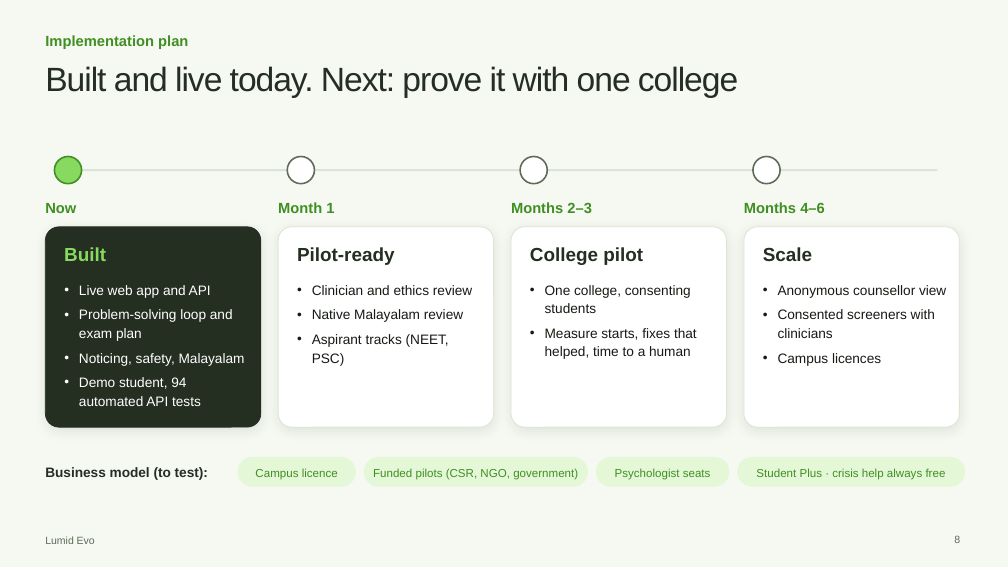
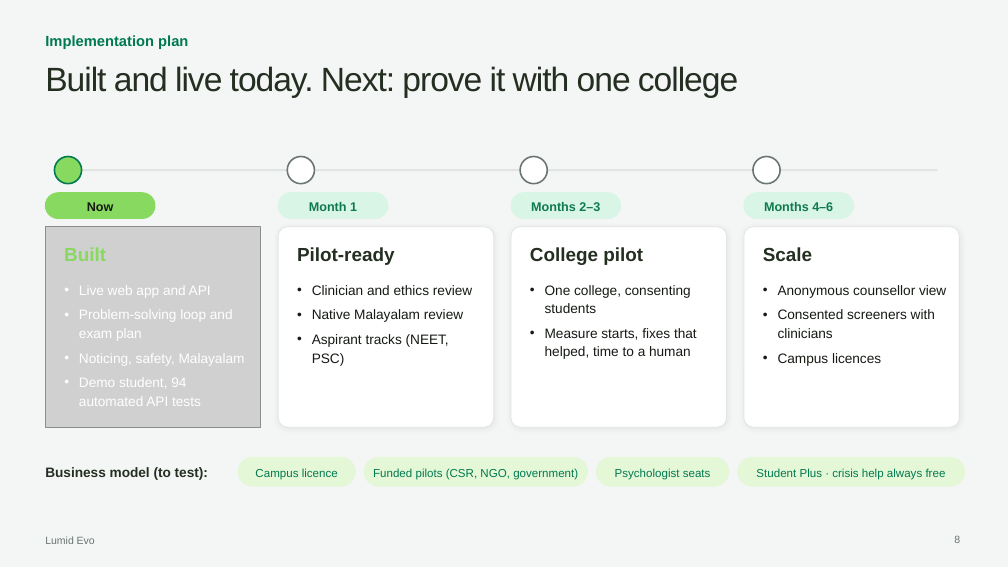
Before and after one commit to riyan-hx/Lumid-Evo-Ai, a slide deck: slide 8 of Lumid-Evo-Pitch.pptx. Drawn at 1008x567 pixels with LibreOffice and Linux fonts; fonts in the diff are those of the drawing; grey boxes stand for pictures. Boxes give left, top, right and bottom in pixels: in the first picture for what was removed or moved away, otherwise in the second. Text is boxed around its words. In the diff, an @@ line names an element or a change of style, - is before the commit and + after.

```diff
--- a/Lumid-Evo-Pitch.pptx
+++ b/Lumid-Evo-Pitch.pptx
@@ background #F6F8F2 to #F4F6F5 @@
@@ ellipse at [54,157,82,184]: outline #3F8F22 1.5 pt to #007950 1.5 pt @@
@@ line (68, 170) - (938, 170): stroke #DCE5D3 2 pt to #E1E5E1 2 pt @@
@@ outline #5F6B5A 1.5 pt to #6B7571 1.5 pt in 3 elements at [287,157,315,184], [520,157,547,184], [753,157,780,184] @@
@@ text "Now" at [87,202,114,211]: size 14 to 12 pt, text colour #3F8F22 to #151A13; alignment left to centre; vertical alignment top to middle @@
@@ rounded rectangle added at [45,193,155,219], fill #88D95F, outline #88D95F 1 pt @@
@@ rounded rectangle added at [278,193,388,219], fill #D9F5E6, outline #D9F5E6 1 pt @@
@@ rounded rectangle added at [511,193,621,219], fill #D9F5E6, outline #D9F5E6 1 pt @@
@@ size 14 to 12 pt, text colour #3F8F22 to #0F7A4B; alignment left to centre; vertical alignment top to middle in 3 elements at [309,202,357,211], [531,202,600,211], [764,202,833,211] @@
@@ rounded rectangle added at [744,193,854,219], fill #D9F5E6, outline #D9F5E6 1 pt @@
@@ rounded rectangle removed at [45,227,261,427] @@
@@ picture added at [45,227,261,427] @@
@@ outline #DCE5D3 0.75 pt to #E1E5E1 0.75 pt; shadow changed; proportions changed in 3 elements at [278,227,494,427], [511,227,727,427], [744,227,960,427] @@
@@ text colour #3F8F22 to #007950 in 5 elements at [45,35,188,49], [255,468,338,480], [373,468,578,480], [615,468,711,480], [756,468,946,480] @@
@@ text "Lumid Evo" at [45,536,95,544]: text colour #5F6B5A to #6B7571 @@
@@ page number at [954,536,960,543]: text colour #5F6B5A to #6B7571 @@
```
Also in this commit, not shown: 9 other slides changed.
